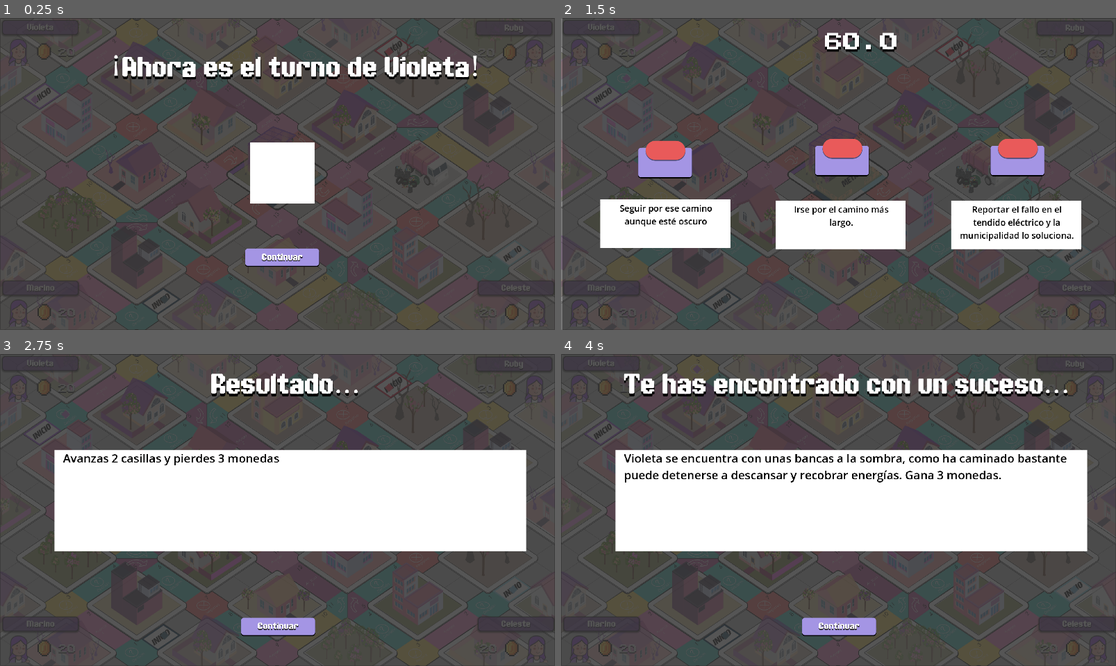
Above: before the commit, frames 1-4 (two rows, left to right).
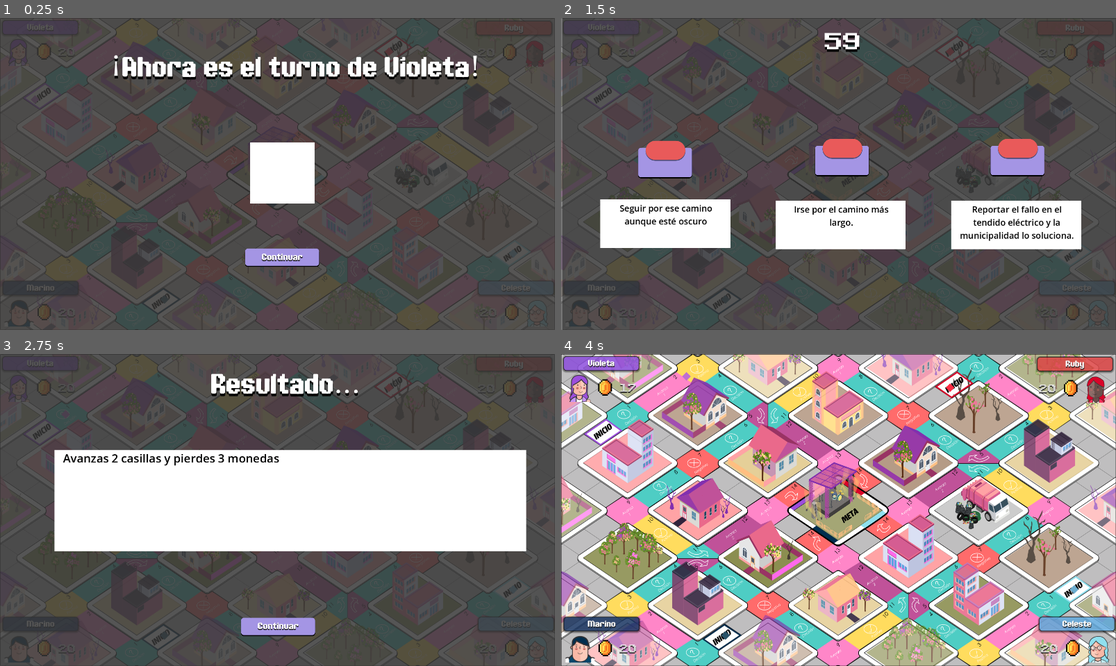
Above: after the commit, the same moments.

Repository: AleML1024/Ciudad-Magenta
Game: Godot game, scene res://Main.tscn
The game is run twice, just before and just after one commit, with the same random seed, the same clock (stepped at 60 frames per second) and the same inputs.
Inputs (mouse positions are in pixels of both pictures, inside the frame that each line leads up to):
- Up to frame 1 (0.25 s): no input
- Up to frame 2 (1.5 s): click "Continuar" at 0.5 s; click (838, 289) at 1.25 s, where only the run before the commit has a clickable "Continuar"
- Up to frame 3 (2.75 s): click (105, 485) at 2.02 s
- Up to frame 4 (4 s): click "Continuar" at 2.75 s

The runs differ from the first frame. In frame 1, 0.5% of the frame differs, in the area x 1-99%, y 7-99%; in frame 2, 0.8%; in frame 3, 0.4%; in frame 4, 95%, in the area x 0-100%, y 0-100%.

Commit message:
Los efectos hacia el mismo jugador de las situaciones se aplican correctamente

Diff:
--- a/DecisionOptionsScreen.tscn
+++ b/DecisionOptionsScreen.tscn
@@ -48,7 +48,6 @@
 
 [node name="Timer" type="Timer" parent="Control"]
 wait_time = 60.0
-autostart = true
 
 [node name="Label" type="Label" parent="Control/Timer"]
 visible = false
--- a/PlayerInfo.tscn
+++ b/PlayerInfo.tscn
@@ -3,6 +3,7 @@
 [ext_resource type="Texture2D" uid="uid://xrsdpqwpqhw" path="res://asssets/characters/VioletaAvatar.PNG" id="1_8crf7"]
 [ext_resource type="Script" uid="uid://d3rhf45xcvhoc" path="res://player_info.gd" id="1_hgwop"]
 [ext_resource type="FontFile" uid="uid://cxnt1h6c1s8l3" path="res://asssets/fonts/GamepauseddemoRegular-RpmY6.otf" id="1_vos4d"]
+[ext_resource type="StyleBox" uid="uid://k5va6f32t4bb" path="res://asssets/ui/PlayerInfo.tres" id="2_t2v26"]
 [ext_resource type="Texture2D" uid="uid://bsw8wiipg7c8l" path="res://asssets/icons/ezgif-split/tile000.png" id="2_u24cy"]
 [ext_resource type="Texture2D" uid="uid://cfov3qyur50jy" path="res://asssets/icons/ezgif-split/tile001.png" id="3_0an8y"]
 [ext_resource type="Texture2D" uid="uid://b1ide8xd1ervw" path="res://asssets/icons/ezgif-split/tile010.png" id="4_vos4d"]
@@ -25,20 +26,6 @@
 content_margin_right = 8.0
 content_margin_bottom = 8.0
 bg_color = Color(0.6, 0.6, 0.6, 0)
-
-[sub_resource type="StyleBoxFlat" id="StyleBoxFlat_vos4d"]
-bg_color = Color(0.6156863, 0.30588236, 0.8666667, 0.49803922)
-border_width_left = 2
-border_width_top = 2
-border_width_right = 2
-border_width_bottom = 2
-border_color = Color(0, 0, 0, 1)
-corner_radius_top_left = 10
-corner_radius_top_right = 10
-corner_radius_bottom_right = 10
-corner_radius_bottom_left = 10
-shadow_size = 6
-shadow_offset = Vector2(0, 2)
 
 [sub_resource type="LabelSettings" id="LabelSettings_hgwop"]
 font = ExtResource("1_vos4d")
@@ -115,7 +102,7 @@
 layout_mode = 2
 size_flags_horizontal = 0
 size_flags_vertical = 0
-theme_override_styles/panel = SubResource("StyleBoxFlat_vos4d")
+theme_override_styles/panel = ExtResource("2_t2v26")
 
 [node name="Label" type="Label" parent="PanelContainer/VBoxContainer/TopRow"]
 layout_mode = 1
@@ -126,6 +113,8 @@
 offset_top = 5.0
 offset_right = -1.0
 offset_bottom = -4.0
+grow_horizontal = 2
+grow_vertical = 2
 text = "Violeta"
 label_settings = SubResource("LabelSettings_hgwop")
 horizontal_alignment = 1
@@ -148,6 +137,7 @@
 alignment = 1
 
 [node name="TextureRect" type="TextureRect" parent="PanelContainer/VBoxContainer/BottomRow/CoinContainer"]
+texture_filter = 1
 custom_minimum_size = Vector2(75, 0)
 layout_mode = 2
 texture = SubResource("AnimatedTexture_gpuxl")
--- /dev/null
+++ b/asssets/ui/PlayerInfo.tres
@@ -0,0 +1,15 @@
+[gd_resource type="StyleBoxFlat" format=3 uid="uid://k5va6f32t4bb"]
+
+[resource]
+bg_color = Color(1, 1, 1, 1)
+border_width_left = 2
+border_width_top = 2
+border_width_right = 2
+border_width_bottom = 2
+border_color = Color(0, 0, 0, 1)
+corner_radius_top_left = 10
+corner_radius_top_right = 10
+corner_radius_bottom_right = 10
+corner_radius_bottom_left = 10
+shadow_size = 6
+shadow_offset = Vector2(0, 2)
--- /dev/null
+++ b/asssets/ui/PlayerInfoHighlighted.tres
@@ -0,0 +1,15 @@
+[gd_resource type="StyleBoxFlat" format=3 uid="uid://bd65h1gowqxq8"]
+
+[resource]
+bg_color = Color(1, 1, 1, 1)
+border_width_left = 4
+border_width_top = 4
+border_width_right = 4
+border_width_bottom = 4
+border_color = Color(0.99607843, 0.79607844, 0.20392157, 1)
+corner_radius_top_left = 12
+corner_radius_top_right = 12
+corner_radius_bottom_right = 12
+corner_radius_bottom_left = 12
+shadow_size = 6
+shadow_offset = Vector2(0, 2)
--- a/decision_options_screen.gd
+++ b/decision_options_screen.gd
@@ -49,7 +49,7 @@
 		return
 
 	time_left -= delta
-	timer_label.text = str(ceil(time_left))
+	timer_label.text = str(int(time_left))
 
 	if time_left < 0:
 		_on_time_out()
--- a/game_manager.gd
+++ b/game_manager.gd
@@ -87,17 +87,7 @@
 	current_player_index = (current_player_index + 1) % players.size()
 	start_turn()
 
-func apply_decision_option(player, option: Dictionary):
-	player.has_pending_decision = false
-	player.pending_decision_card = {}
-
-	if option.has("coins"):
-		player.add_coins(option["coins"])
-
-	if option.has("move"):
-		player.move_steps(option["move"])
-	else:
-		end_turn()
+
 
 func start_decision(player):
 	print("decision " + player.name)
@@ -155,7 +145,49 @@
 func _on_situation_continue():
 	$TextScreen.visible = false
 	var player = players[current_player_index]
+	resolve_card(player, player.situation_card)
 	player.move_steps(1)
+
+func apply_effects(player, effects):
+	for effect in effects:
+		apply_single_effect(player, effect)
+
+func apply_single_effect(player, effect):
+	var target = effect.get("target", "self")
+	var value = effect.get("value", 0)
+
+	var target_player = resolve_target(player, target)
+
+	if target_player == null:
+		return
+	target_player.add_coins(value)
+
+func resolve_target(player, target):
+	match target:
+
+		"self":
+			return player
+
+		"other_random":
+			var others = players.filter(func(p): return p != player)
+			return others.pick_random()
+
+		"other_choice":
+			# show_player_selection(player)
+			return null # se aplicará después
+
+	return player
+
+func resolve_card(player, card):
+	if card.has("effects"):
+		apply_effects(player, card["effects"])
+
+func apply_decision_result(player, result):
+	if result.has("coins"):
+		player.add_coins(result["coins"])
+
+	if result.has("move"):
+		player.move_steps(result["move"])
 
 func show_situation(player):
 	print("situation")
--- a/player.gd
+++ b/player.gd
@@ -44,7 +44,7 @@
 			self,
 			"global_position",
 			board.tiles_positions[tile_index],
-			0.3
+			0.7
 		)
 		await tween.finished
 	resolve_tile()
@@ -108,10 +108,10 @@
 
 func get_character_color() -> Color:
 	match character_type:
-		Character_type.VIOLETA: return Color("#A259FF")
-		Character_type.RUBY: return Color("#FF4D4D")
-		Character_type.CELESTE: return Color("#4DB8FF")
-		Character_type.MARINO: return Color("#1B3B6F")
+		Character_type.VIOLETA: return Color("a259ffba")
+		Character_type.RUBY: return Color("ff4d4dba")
+		Character_type.CELESTE: return Color("6fc3ffba")
+		Character_type.MARINO: return Color("1b3b6fba")
 	return Color.WHITE
 
 
--- a/player_info.gd
+++ b/player_info.gd
@@ -12,7 +12,10 @@
 	name_label.text = player.name
 	update_coins(player.coins)
 
-	# escuchar cambios futuros
+	portrait.texture = player.get_character_portrait()
+
+	color_rect.self_modulate = player.get_character_color()
+
 	player.coins_changed.connect(update_coins)
 
 func update_coins(value):
--- a/project.godot
+++ b/project.godot
@@ -18,11 +18,8 @@
 
 window/size/viewport_width=1920
 window/size/viewport_height=1080
+window/size/resizable=false
 
 [dotnet]
 
 project/assembly_name="Ciudad Magenta"
-
-[rendering]
-
-textures/canvas_textures/default_texture_filter=0
